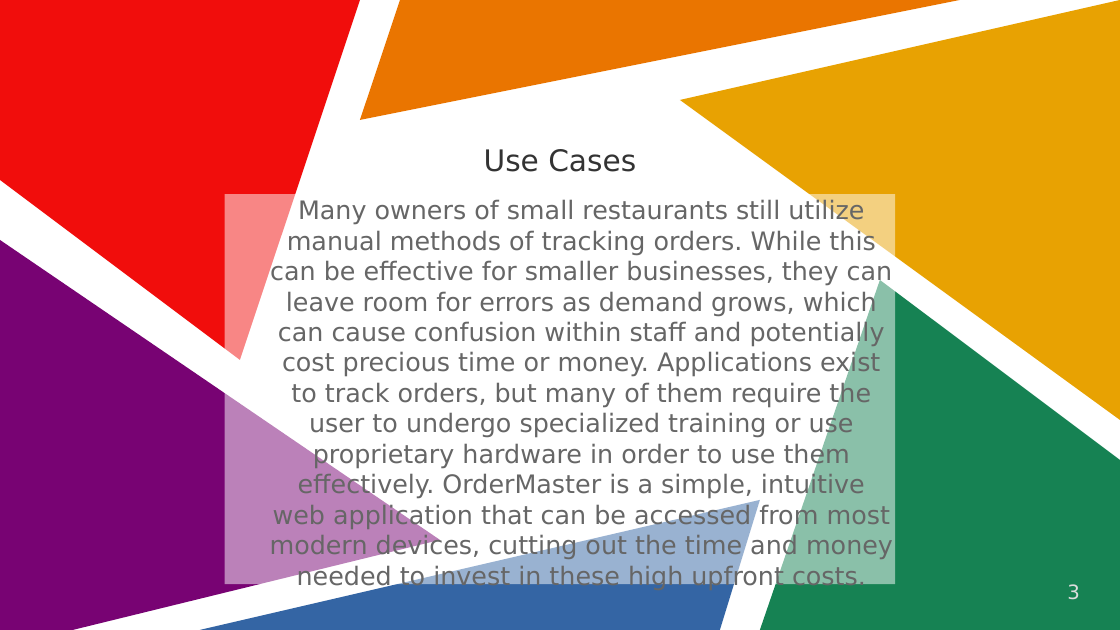
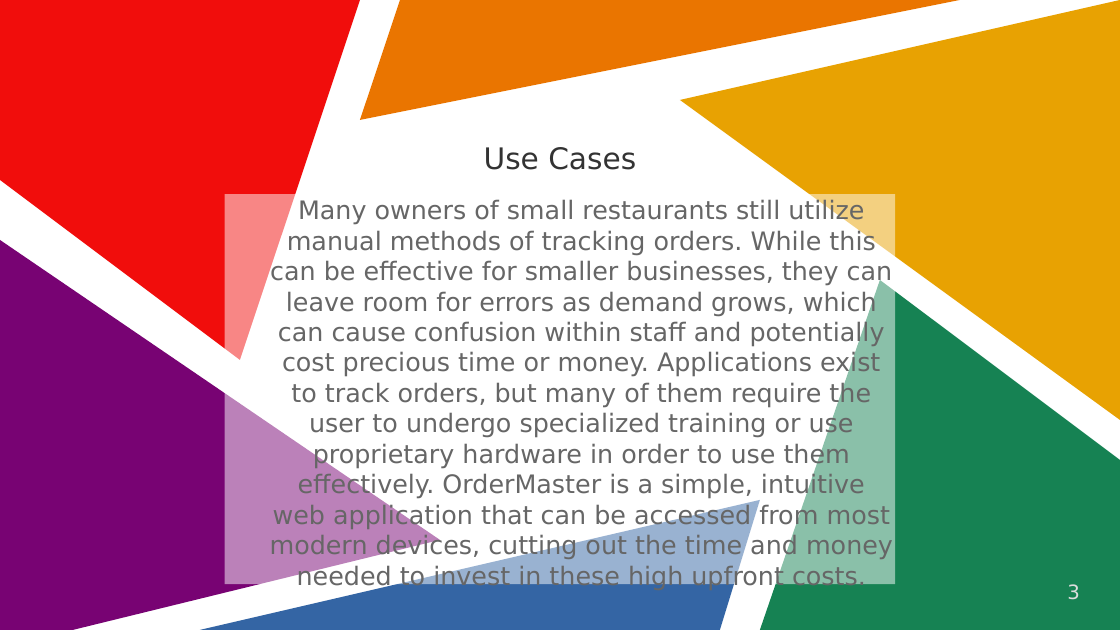
Before and after one commit to WSU-kduncan/cs3900-restaurantorders, a slide deck: slide 3 of Untitled 1.pptx. Drawn at 1120x630 pixels with LibreOffice and Linux fonts; fonts in the diff are those of the drawing. Boxes give left, top, right and bottom in pixels: in the first picture for what was removed or moved away, otherwise in the second. Text is boxed around its words. In the diff, an @@ line names an element or a change of style, - is before the commit and + after.

```diff
--- a/Untitled 1.pptx
+++ b/Untitled 1.pptx
@@ title "Use Cases" at (484, 147, 636, 170): line spacing 1 to 0.9 @@
```
Also in this commit, not shown: 4 other slides changed, 1 slide added, 1 other file.
